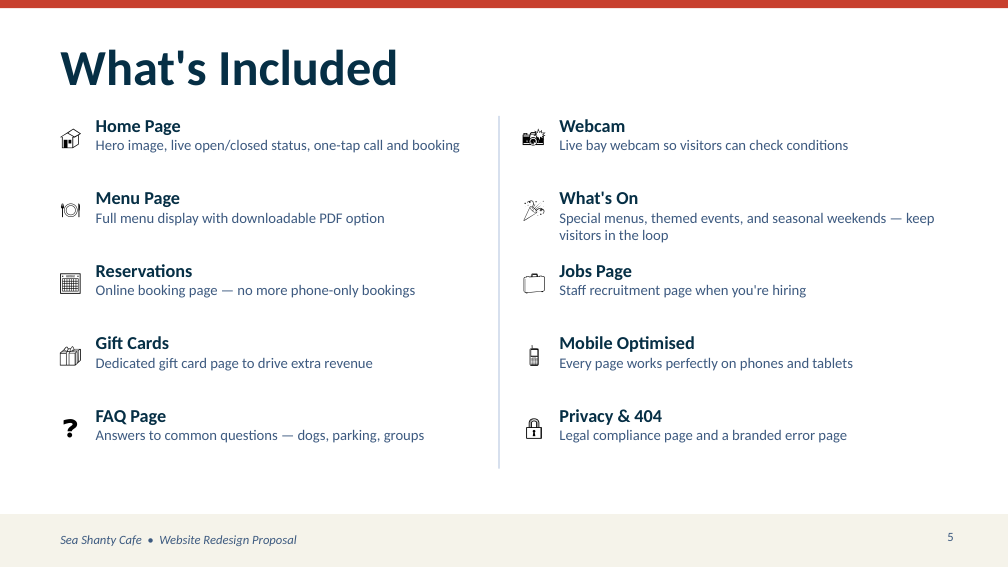
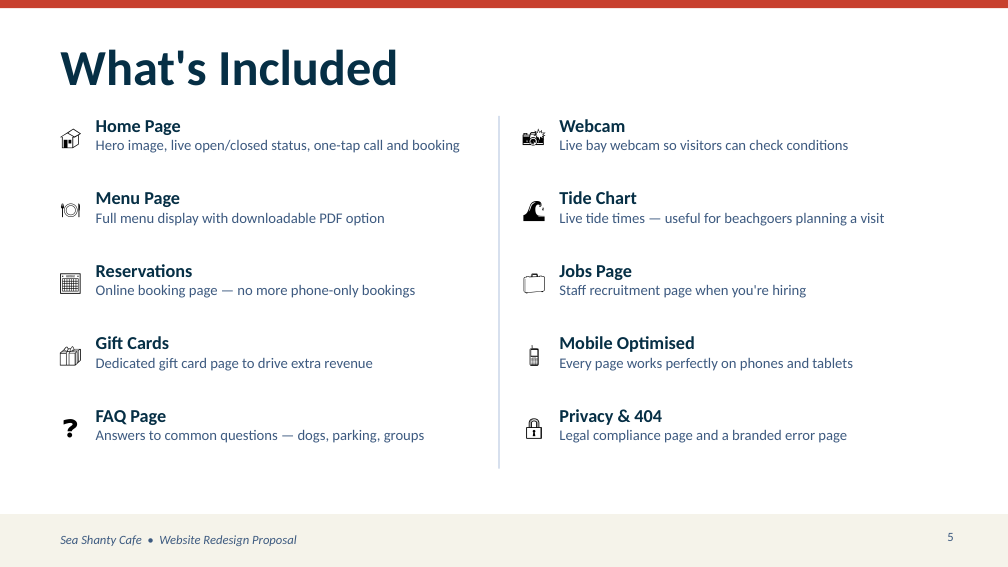
Before and after one commit to maxwalsh0-ctrl/seashantyredesign, a slide deck: slide 5 of SeaShanty_Redesign_Pitch.pptx. Drawn at 1008x567 pixels with LibreOffice and Linux fonts; fonts in the diff are those of the drawing. Boxes give left, top, right and bottom in pixels: in the first picture for what was removed or moved away, otherwise in the second. Text is boxed around its words. In the diff, an @@ line names an element or a change of style, - is before the commit and + after.

```diff
--- a/SeaShanty_Redesign_Pitch.pptx
+++ b/SeaShanty_Redesign_Pitch.pptx
@@ text at [514, 188, 554, 229]: text changed @@
-🎉
+🌊
@@ text at [559, 191, 885, 226]: text changed @@
-What's On
-Special menus, themed events, and seasonal weekends — keep visitors in the loop
+Tide Chart
+Live tide times — useful for beachgoers planning a visit
```
Also in this commit, not shown: 2 other slides changed.
